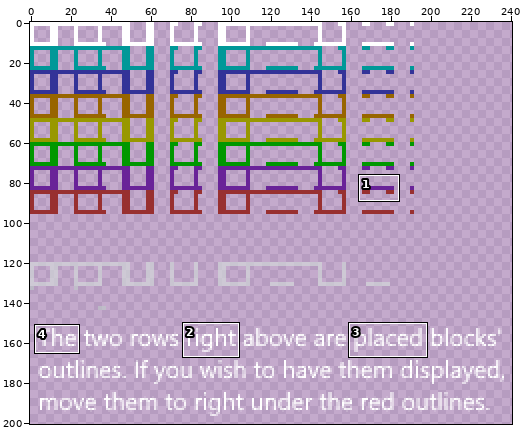
Sprite sheet -- Textures/Outline sprite two-player.png. Above: a wide view before the commit, with the close-up outlined.
Close-up. Before the edit:
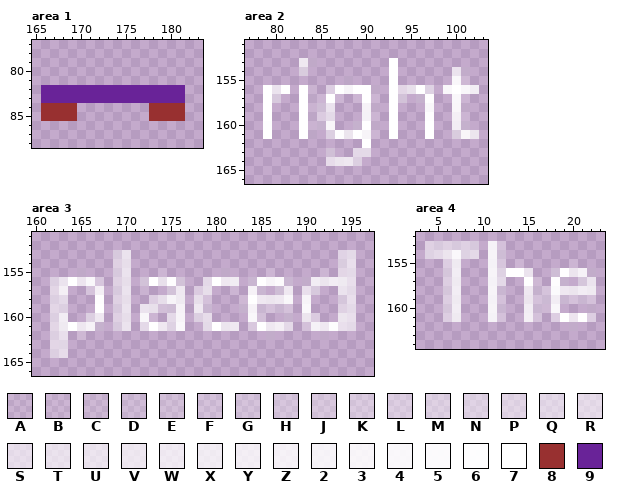
The file is 256x256 pixels. Pixels under 10% opacity are left out. Colours within 5 levels of each other are drawn and written as one. Shown: area 1: x 165..183, y 77..88; area 2: x 77..103, y 151..166; area 3: x 160..197, y 151..166; area 4: x 3..23, y 152..164. The wide view leaves out empty margins. The commit also changed other parts of the picture, which this record leaves out.
Palette (. is transparent): A #ffffff1a  B #ffffff22  C #ffffff2a  D #ffffff36  E #ffffff3e  F #ffffff44  G #ffffff4b  H #ffffff54  J #ffffff5b  K #ffffff62  L #ffffff6c  M #ffffff74  N #ffffff7b  P #ffffff84  Q #ffffff8c  R #ffffff96  S #ffffffa0  T #ffffffaa  U #ffffffb0  V #ffffffbb  W #ffffffc2  X #ffffffc8  Y #ffffffce  Z #ffffffd7  2 #ffffffdd  3 #ffffffe3  4 #ffffffea  5 #fffffff1  6 #fffffff9  7 #ffffff  8 #983030  9 #692398
The same view after the edit:
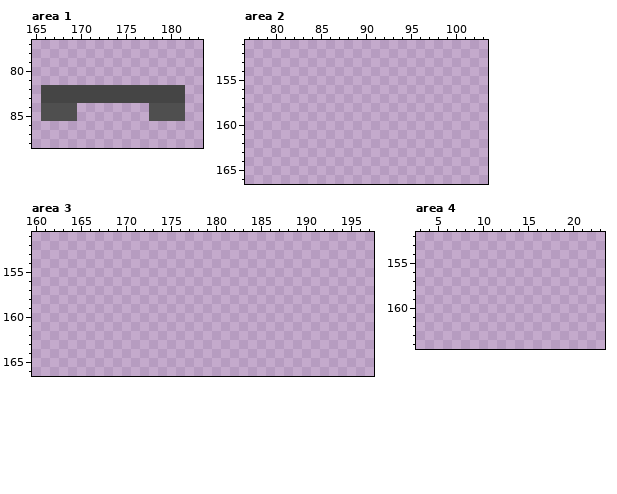
What changed:
colour 8: #983030 -> #4f4f4f
colour 9: #692398 -> #454545
Changed rows in their new state; - is a pixel that keeps its letter.
Area 2:
first column x 79:
153 ----..--------.---------
154 ----.---------.------..-
155 ---------.----.------..-
156 ...-..-......-.....-....
157 ..--.....-...-..-..--..-
158 .---....---..-.---.--..-
159 .---....---..-.---.--..-
160 .---....--...-.---.--..-
161 .---..-......-.---.--...
162 -----------.------------
163 -------.--..------------
164 -------....-------------
Area 3:
first column x 162:
153 -------..-----------------------..
154 -------..-----------------------..
155 ---.---..---.------.----.-----.-..
156 ......-..-.....--....-.....-......
157 ..--..-..-.--..-..--.-..-..-..--..
158 ..---.-..--....-..---......-.---..
159 ..---.-..-.....-..---......-.---..
160 ..--..-..-..-..-..----..--.-..--..
161 ......-..-.....--....-.....-......
162 ..-.--------------------.-----.---
163 ..--------------------------------
164 ..--------------------------------
Area 4:
first column x 4:
153 ......-..----------
154 ......-..----------
155 --..---..-.-----.--
156 --..---.....--.....
157 --..---..--..-..-..
158 --..---..--........
159 --..---..--........
160 --..---..--....---.
161 --..---..--..-.....
162 ----------------.--
Boxes around the changes in both close-ups, in picture pixels (x1, y1, x2, y2):
changed: (41, 85, 185, 121)
erased: (263, 58, 479, 166)
erased: (50, 250, 356, 358)
erased: (425, 241, 596, 331)
